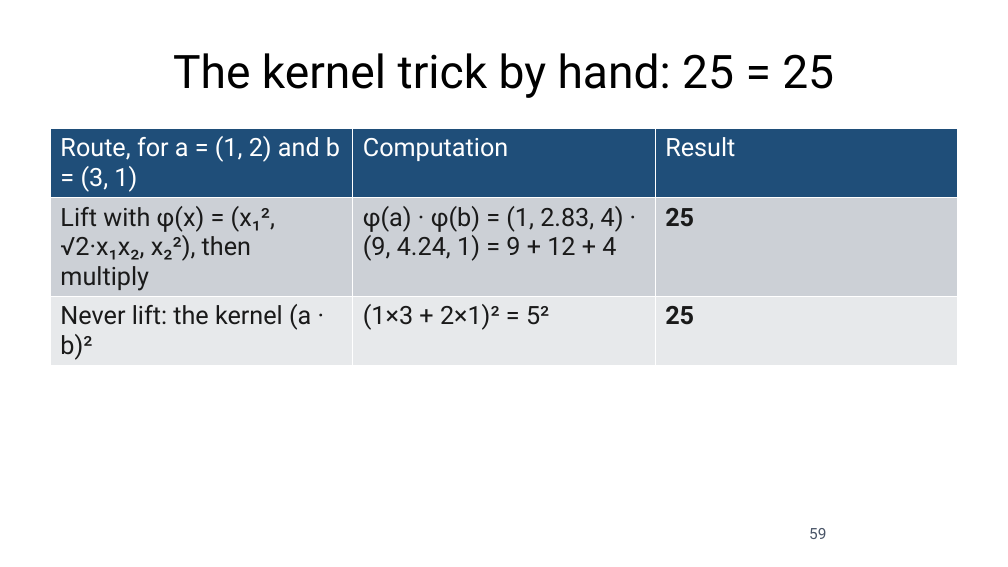
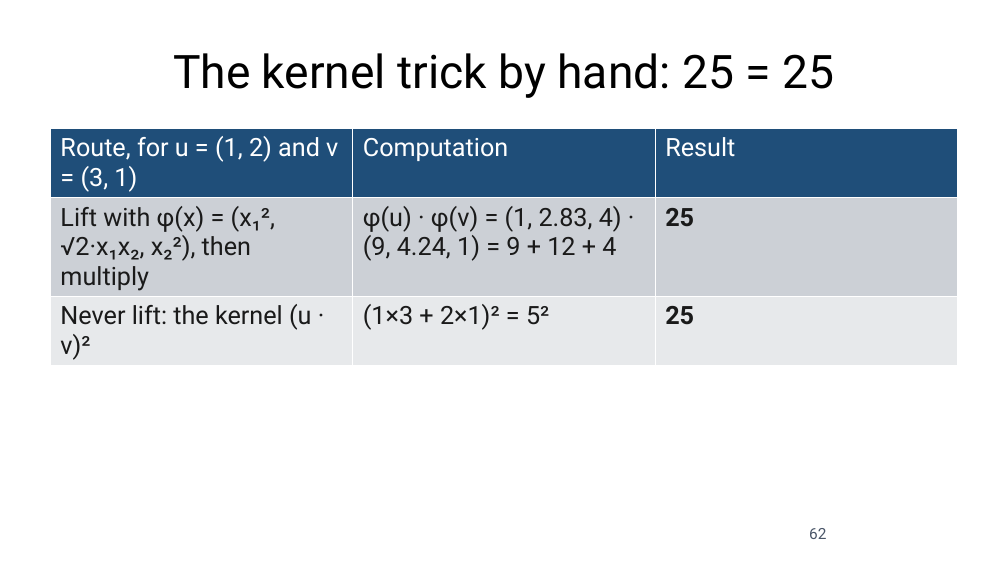
Before and after one commit to fabioantonini/technologies-for-artificial-intelligence, a slide deck: slide 62 of Lessons/06_knn_naive_bayes_svm/Slides/knn_naive_bayes_svm_slides.pptx (slide 59 before the commit). Drawn at 1008x567 pixels with LibreOffice and Linux fonts; fonts in the diff are those of the drawing; background and template pictures are left out. Boxes give left, top, right and bottom in pixels: in the first picture for what was removed or moved away, otherwise in the second. Text is boxed around its words. In the diff, an @@ line names an element or a change of style, - is before the commit and + after.

```diff
--- a/Lessons/06_knn_naive_bayes_svm/Slides/knn_naive_bayes_svm_slides.pptx
+++ b/Lessons/06_knn_naive_bayes_svm/Slides/knn_naive_bayes_svm_slides.pptx
@@ table at bbox=[50, 129, 958, 503] @@
-row 1, column 1: Route, for a = (1, 2) and b = (3, 1)
+row 1, column 1: Route, for u = (1, 2) and v = (3, 1)
-row 2, column 2: φ(a) · φ(b) = (1, 2.83, 4) · (9, 4.24, 1) = 9 + 12 + 4
+row 2, column 2: φ(u) · φ(v) = (1, 2.83, 4) · (9, 4.24, 1) = 9 + 12 + 4
-row 3, column 1: Never lift: the kernel (a · b)²
+row 3, column 1: Never lift: the kernel (u · v)²
@@ page number at bbox=[809, 528, 826, 539]: text changed @@
-59
+62
```
Also in this commit, not shown: 14 other slides changed, 3 slides added, 21 other files.
